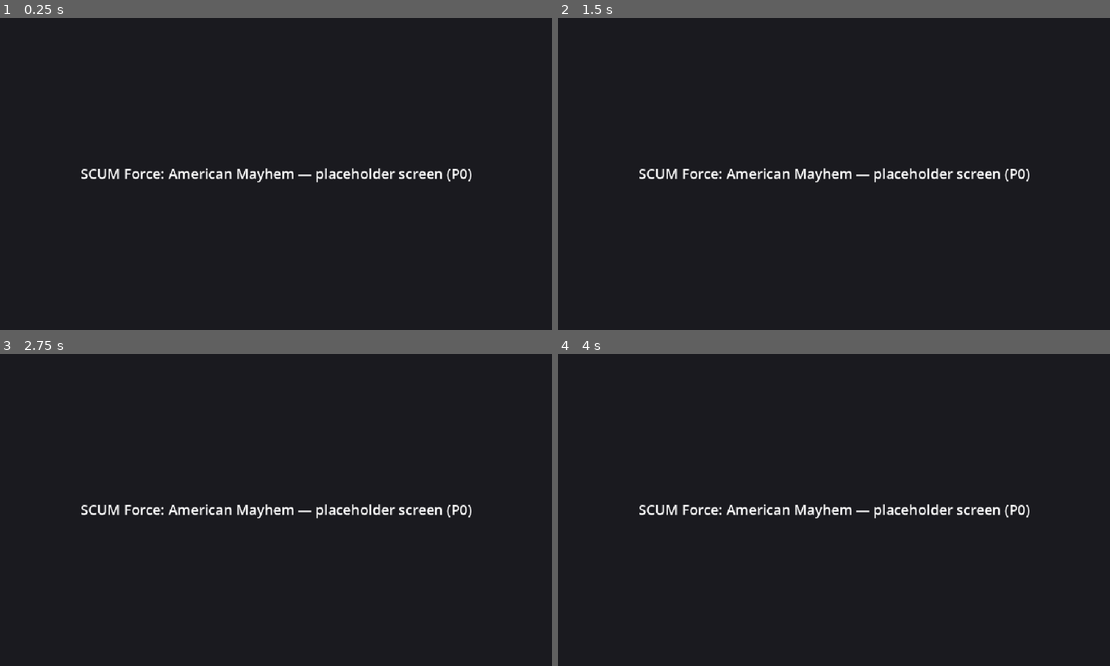
Above: before the commit, frames 1-4 (two rows, left to right).
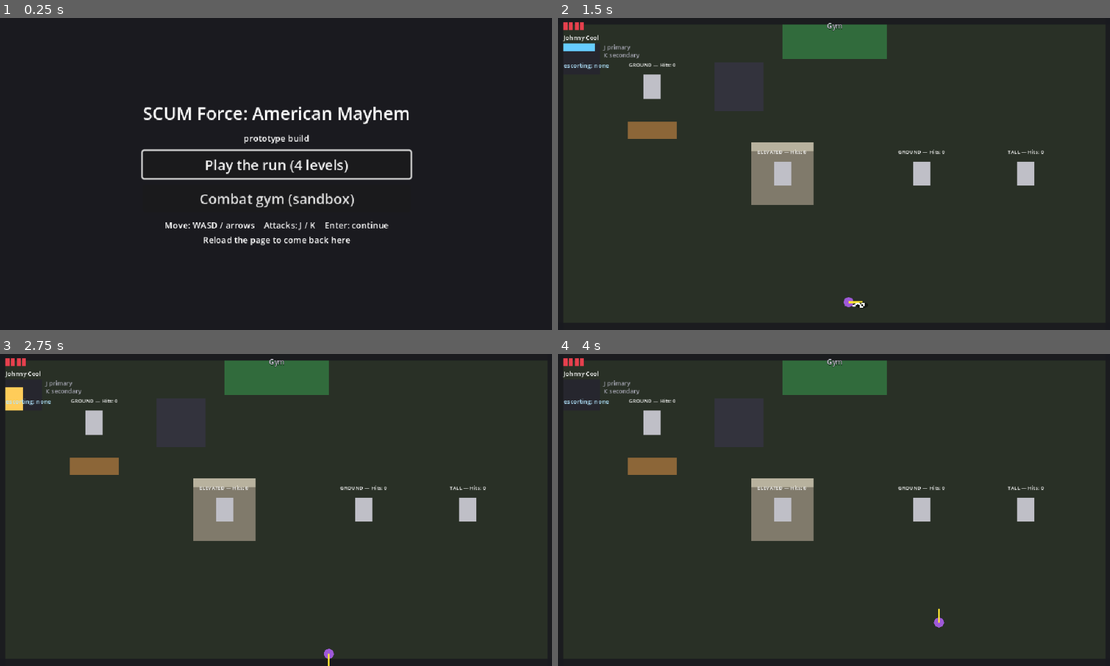
Above: after the commit, the same moments.

Repository: chrisfidalgo/SCUMForceGodot
Game: Godot game, scene res://scenes/main.tscn
Same seed, same stepped clock (60 frames per second), same inputs: the game is played once before the commit and once after it.
Inputs (mouse positions are in pixels of both pictures, inside the frame that each line leads up to):
- Up to frame 1 (0.25 s): no input
- Up to frame 2 (1.5 s): click (834, 198) at 0.5 s, where only the run after the commit has a clickable "Combat gym (sandbox)"; tap Enter (ui_accept) at 1.25 s; hold D (move_right) from 1.28 s (still down); hold J (attack_primary) from 1.28 s (still down)
- Up to frame 3 (2.75 s): tap Enter (ui_accept) at 1.52, 2.27 s; release D (move_right) at 2.03 s; release J (attack_primary) at 2.03 s; hold S (move_down) from 2.03 s (still down); tap K (attack_secondary) at 2.1 s
- Up to frame 4 (4 s): release S (move_down) at 2.78 s; hold D (move_right) 2.78-3.53 s; tap 1 at 2.85 s; tap Enter (ui_accept) at 3.5, 3.77 s; hold W (move_up) from 3.53 s (still down); tap 2 at 3.6 s

The runs differ from the first frame. In frame 1, 4.6% of the frame differs, in the area x 14-86%, y 28-73%; in frame 2, 8.8%; in frame 3, 8.8%, in the area x 0-89%, y 1-100%; in frame 4, 8.6%.

Commit message:
Web build for Netlify: export preset, CI publish, launcher screen
- Web export preset (single-threaded, no special headers required)
- GitHub Actions builds on push to main and publishes to `web-build`,
  which Netlify serves; netlify.toml travels with the build
- F5 / web boot now opens a temporary launcher (fixed run or gym)
  instead of the dead-end placeholder; P2a replaces it
- Fix projectile_test.gd preloading attacks retired in Curt's rebuild,
  which broke the export
- docs/systems/web-build.md; CLAUDE.md updated

Co-Authored-By: Claude Opus 5.5 <noreply@anthropic.com>

Diff:
--- a/scenes/combat/projectile_test.gd
+++ b/scenes/combat/projectile_test.gd
@@ -16,8 +16,9 @@
 
 const TP_ROLL: AttackDef = preload("res://resources/attacks/tp_roll.tres")
 const LONG_TOSS: AttackDef = preload("res://resources/attacks/long_toss.tres")
-const CHEESE_WHEEL: AttackDef = preload("res://resources/attacks/cheese_wheel.tres")
-const RIND_SLAM: AttackDef = preload("res://resources/attacks/rind_slam.tres")
+## Curt's current kit stands in for the retired Cheese Wheel / Rind Slam.
+const CHEESE_WHEEL: AttackDef = preload("res://resources/attacks/bleu_cheese_packet.tres")
+const RIND_SLAM: AttackDef = preload("res://resources/attacks/bleu_cheese_lob.tres")
 
 @onready var _spawner: AttackSpawner = $AttackSpawner
 
--- a/scenes/main.gd
+++ b/scenes/main.gd
@@ -6,9 +6,10 @@
 ## layers to the GameFlow autoload, then routes to the first screen. From here
 ## on, only GameFlow changes what's on screen.
 
-## Phase 0 boots to a throwaway placeholder. Phase 2 (P2a) replaces this with
-## the real Splash screen (New Game / Continue / Settings).
-const FIRST_SCREEN: PackedScene = preload("res://scenes/screens/placeholder.tscn")
+## Boots to a temporary launcher (fixed run / gym) so F5 and the web build land
+## somewhere playable. Phase 2 (P2a) replaces it with the real Splash screen
+## (New Game / Continue / Settings).
+const FIRST_SCREEN: PackedScene = preload("res://scenes/screens/launcher.tscn")
 
 @onready var screen_root: Node = $ScreenRoot
 @onready var modal_layer: CanvasLayer = $ModalLayer
--- /dev/null
+++ b/scenes/screens/launcher.gd
@@ -0,0 +1,23 @@
+extends Control
+## launcher.gd — the temporary first screen: pick the fixed run or the gym.
+##
+## Stands in for the real Splash screen (Phase 2, P2a) so that F5 and the web
+## build land somewhere playable. Both targets are self-contained scenes with
+## their own camera, so this swaps the whole scene rather than going through
+## GameFlow's screen layer. P2a replaces this file outright.
+
+@export_file("*.tscn") var run_scene: String = "res://scenes/run/fixed_run.tscn"
+@export_file("*.tscn") var gym_scene: String = "res://scenes/combat/gym.tscn"
+
+@onready var _run_button: Button = %RunButton
+@onready var _gym_button: Button = %GymButton
+
+
+func _ready() -> void:
+	_run_button.pressed.connect(_go.bind(run_scene))
+	_gym_button.pressed.connect(_go.bind(gym_scene))
+	_run_button.grab_focus()
+
+
+func _go(path: String) -> void:
+	get_tree().change_scene_to_file(path)
--- /dev/null
+++ b/scenes/screens/launcher.tscn
@@ -0,0 +1,59 @@
+[gd_scene format=3]
+
+[ext_resource type="Script" path="res://scenes/screens/launcher.gd" id="1_launcher"]
+
+[node name="Launcher" type="Control"]
+anchors_preset = 15
+anchor_right = 1.0
+anchor_bottom = 1.0
+grow_horizontal = 2
+grow_vertical = 2
+script = ExtResource("1_launcher")
+
+[node name="Background" type="ColorRect" parent="."]
+anchors_preset = 15
+anchor_right = 1.0
+anchor_bottom = 1.0
+grow_horizontal = 2
+grow_vertical = 2
+color = Color(0.101961, 0.101961, 0.121569, 1)
+
+[node name="Center" type="CenterContainer" parent="."]
+anchors_preset = 15
+anchor_right = 1.0
+anchor_bottom = 1.0
+grow_horizontal = 2
+grow_vertical = 2
+
+[node name="Column" type="VBoxContainer" parent="Center"]
+layout_mode = 2
+theme_override_constants/separation = 8
+
+[node name="Title" type="Label" parent="Center/Column"]
+layout_mode = 2
+theme_override_font_sizes/font_size = 20
+text = "SCUM Force: American Mayhem"
+horizontal_alignment = 1
+
+[node name="Subtitle" type="Label" parent="Center/Column"]
+layout_mode = 2
+theme_override_font_sizes/font_size = 10
+text = "prototype build"
+horizontal_alignment = 1
+
+[node name="RunButton" type="Button" parent="Center/Column"]
+unique_name_in_owner = true
+layout_mode = 2
+text = "Play the run (4 levels)"
+
+[node name="GymButton" type="Button" parent="Center/Column"]
+unique_name_in_owner = true
+layout_mode = 2
+text = "Combat gym (sandbox)"
+
+[node name="Controls" type="Label" parent="Center/Column"]
+layout_mode = 2
+theme_override_font_sizes/font_size = 10
+text = "Move: WASD / arrows    Attacks: J / K    Enter: continue
+Reload the page to come back here"
+horizontal_alignment = 1
--- a/scenes/screens/placeholder.tscn
+++ /dev/null
@@ -1,26 +0,0 @@
-[gd_scene format=3]
-
-[node name="Placeholder" type="Control"]
-anchors_preset = 15
-anchor_right = 1.0
-anchor_bottom = 1.0
-grow_horizontal = 2
-grow_vertical = 2
-
-[node name="Background" type="ColorRect" parent="."]
-anchors_preset = 15
-anchor_right = 1.0
-anchor_bottom = 1.0
-grow_horizontal = 2
-grow_vertical = 2
-color = Color(0.101961, 0.101961, 0.121569, 1)
-
-[node name="Label" type="Label" parent="."]
-anchors_preset = 15
-anchor_right = 1.0
-anchor_bottom = 1.0
-grow_horizontal = 2
-grow_vertical = 2
-text = "SCUM Force: American Mayhem — placeholder screen (P0)"
-horizontal_alignment = 1
-vertical_alignment = 1
Not shown, added: export_presets.cfg
Not shown, added: scenes/screens/launcher.gd.uid
Not shown, changed: CLAUDE.md
Not shown, added: docs/systems/web-build.md
